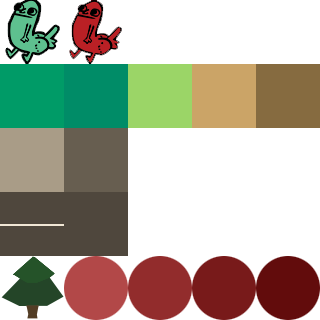
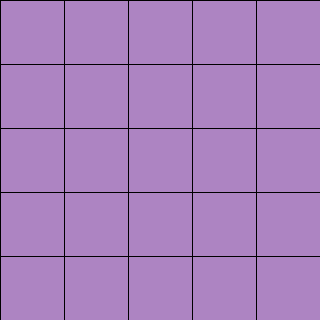
Layered file, before and after one edit (320 x 320). Changes by layer:
hid group "Row 0" (2 layers) over [6, 0, 122, 64]
hid group "Row 1" (5 layers) over [0, 64, 320, 128]
hid group "Row 2" (2 layers) over [0, 128, 128, 192]
hid group "Row 3" (2 layers) over [0, 192, 128, 256]
hid group "Row 4" (5 layers) over [1, 256, 320, 320]
showed "Layer 1" over [0, 0, 320, 320]
